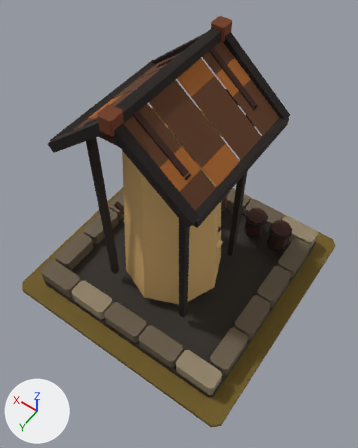
An edit to the glTF model art/mill_t3/mill_t3.glb, drawn before and after from the same camera.
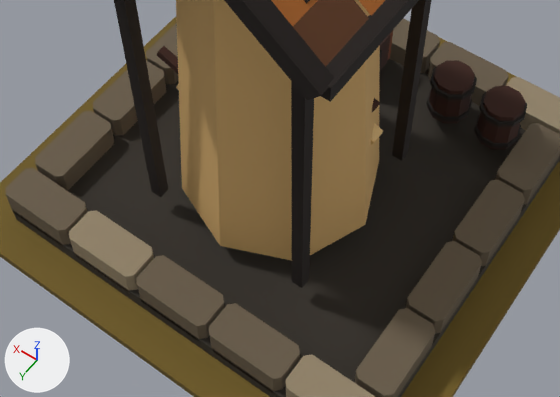
Each version appears first whole from a camera (50 mm lens) standing at (-1.6, 2.32, 5.13) and looking at (0.0, 0.08, 1.6), and next in a close-up on the part from 11% to 86% of the width and 40% to 83% of the height. Arrows for +X, +Y and +Z are at lower left; the lights stay in place. The first two pictures are the older version.

The scene before the commit, as lines of its bpy script (objects in view):
```python
me_mmr___mill___t03_architecture_mesh_001 = bpy.data.meshes.new('MMR | mill | T03 Architecture Mesh.001')
me_mmr___mill___t03_architecture_mesh_001.from_pydata(...)  # 924 vertices, 1504 faces; spans x -1.0..1.0, y -1.0..1.0, z 0.0..2.44
me_mmr___mill___t03_architecture_mesh_001.materials.append(mat_mmr___shared_palette_atlas)  # picture img_mmr_shared_color_palette_64
me_mmr___mill___t03_wind_rotor_mesh_001 = bpy.data.meshes.new('MMR | mill | T03 Wind Rotor Mesh.001')
me_mmr___mill___t03_wind_rotor_mesh_001.from_pydata(...)  # 124 vertices, 192 faces; spans x -0.87..0.87, y -0.04..0.04, z -0.87..0.87
me_mmr___mill___t03_wind_rotor_mesh_001.materials.append(mat_mmr___shared_palette_atlas)  # picture img_mmr_shared_color_palette_64
me_mmr___mill___tier_03_ground_mesh_001 = bpy.data.meshes.new('MMR | mill | Tier 03 Ground Mesh.001')
me_mmr___mill___tier_03_ground_mesh_001.from_pydata(...)  # 16 vertices, 28 faces; spans x -1.17..1.17, y -1.17..1.17, z -0.05..0.0
me_mmr___mill___tier_03_ground_mesh_001.materials.append(mat_mmr___shared_palette_atlas)  # picture img_mmr_shared_color_palette_64
ob_mmr___mill___t03_architecture_001 = bpy.data.objects.new('MMR | mill | T03 Architecture.001', me_mmr___mill___t03_architecture_mesh_001)
ob_mmr___mill___t03_architecture_001.location = (0.0, 0.0, 0.865)
ob_mmr___mill___t03_wind_rotor_001 = bpy.data.objects.new('MMR | mill | T03 Wind Rotor.001', me_mmr___mill___t03_wind_rotor_mesh_001)
ob_mmr___mill___t03_wind_rotor_001.location = (0.0, 0.0, 0.865)
ob_mmr___mill___tier_03_ground_001 = bpy.data.objects.new('MMR | mill | Tier 03 Ground.001', me_mmr___mill___tier_03_ground_mesh_001)
ob_mmr___mill___tier_03_ground_001.location = (0.0, 0.0, 0.865)
```
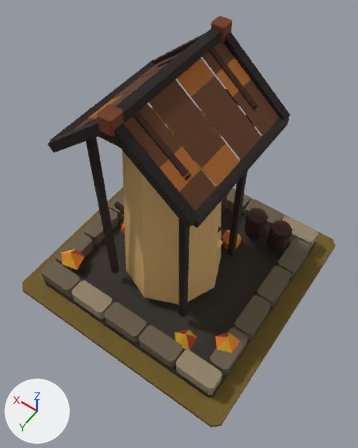
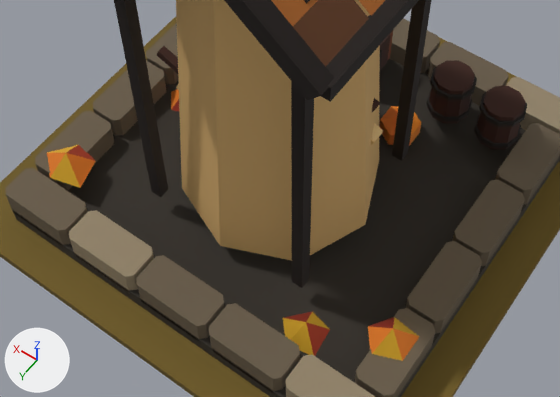
Changed parts and their boxes [x1, y1, x2, y2] in the close-ups (560 x 397 px):
```json
{"object": "MMR | mill | T03 Autumn Dressing.001", "change": "added", "after": [47, 89, 421, 361]}
```

The change, as JSON lines over the scene's bpy script:
```json
{"op": "add", "block": "me_mmr___mill___t03_autumn_dressing_001", "code": ["me_mmr___mill___t03_autumn_dressing_001 = bpy.data.meshes.new('MMR | mill | T03 Autumn Dressing.001')", "me_mmr___mill___t03_autumn_dressing_001.from_pydata(...)  # 37 vertices, 38 faces; spans x -0.96..0.98, y -0.53..0.81, z 0.09..0.32", "me_mmr___mill___t03_autumn_dressing_001.materials.append(mat_mmr___shared_palette_atlas)  # picture img_mmr_shared_color_palette_64"]}
{"op": "add", "block": "ob_mmr___mill___t03_autumn_dressing_001", "code": ["ob_mmr___mill___t03_autumn_dressing_001 = bpy.data.objects.new('MMR | mill | T03 Autumn Dressing.001', me_mmr___mill___t03_autumn_dressing_001)", "ob_mmr___mill___t03_autumn_dressing_001.location = (0.0, 0.0, 0.865)"]}
```
